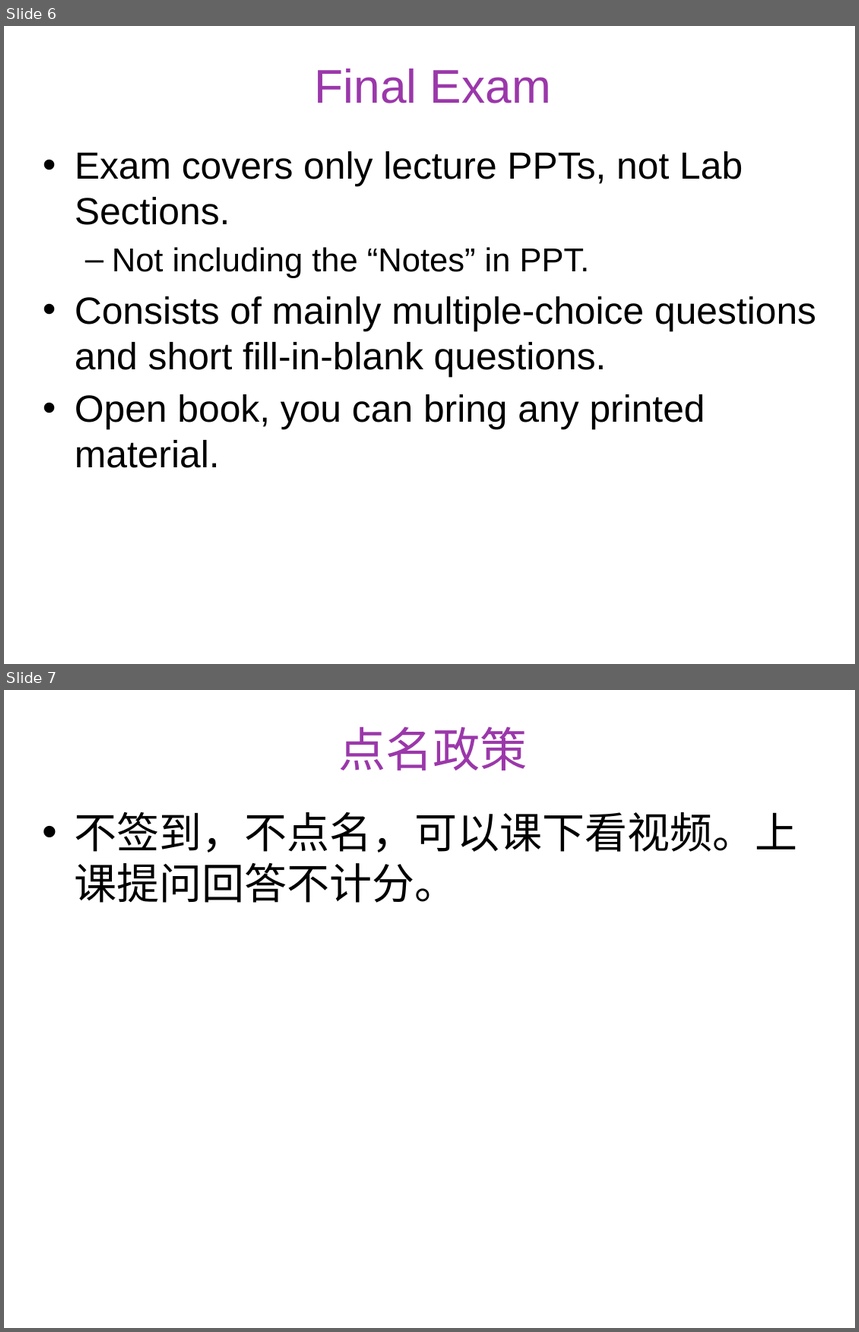
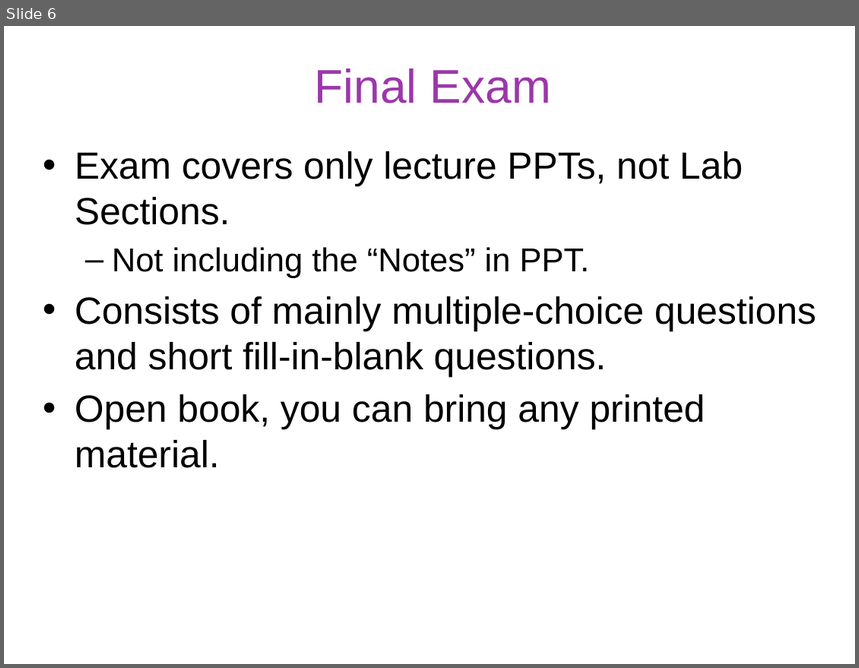
Before and after one commit to gulaoshi/gu.github.io, a slide deck: InfoSec/PPTs/L0-Introduction.pptx. Shown one above the other, each under a label of ours: slides 6 and 7 before the commit, slide 6 after it. The pictures are 859x1332 and 859x668 pixels, drawn with LibreOffice and Linux fonts; fonts in the diff are those of the drawing. Boxes give left, top, right and bottom in pixels: in the first picture for what was removed or moved away, otherwise in the second. Text is boxed around its words. In the diff, an @@ line names an element or a change of style, - is before the commit and + after.

```diff
--- a/InfoSec/PPTs/L0-Introduction.pptx
+++ b/InfoSec/PPTs/L0-Introduction.pptx
@@ slide 7 removed at (4,690,855,1328), background #FFFFFF @@
@@ title removed at (338,726,528,771) @@
-点名政策
@@ text removed at (75,812,798,903) @@
-• 不签到，不点名，可以课下看视频。上课提问回答不计分。
```
Also in this commit, not shown: 4 slides changed, 15 other files.
